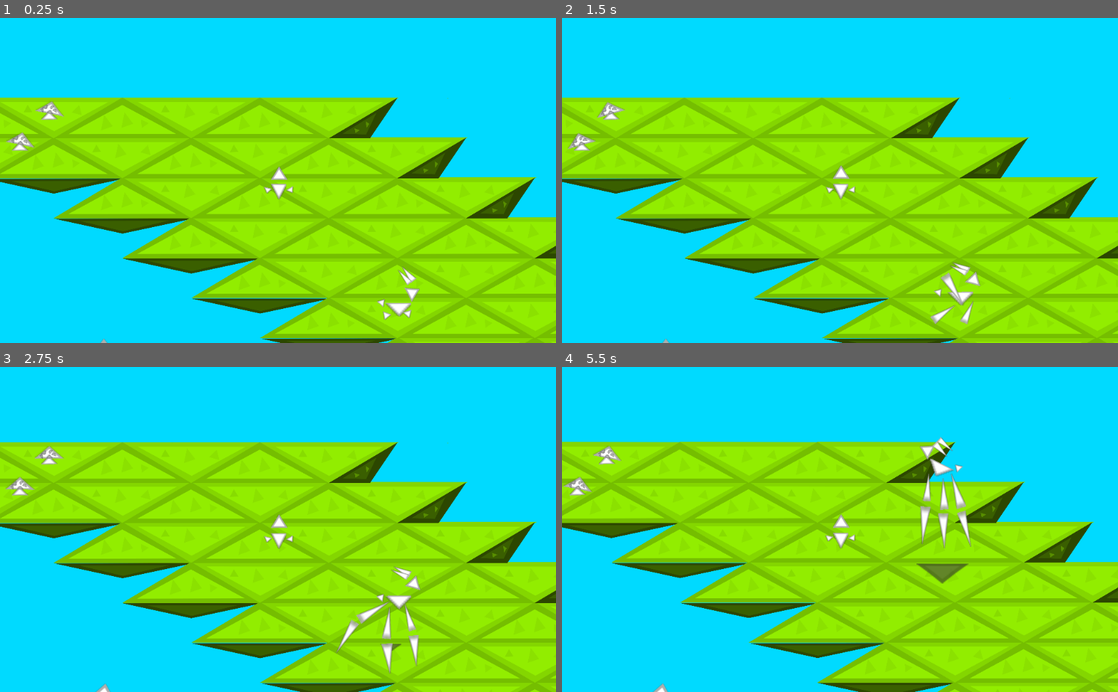
Above: before the commit, frames 1-4 (two rows, left to right).
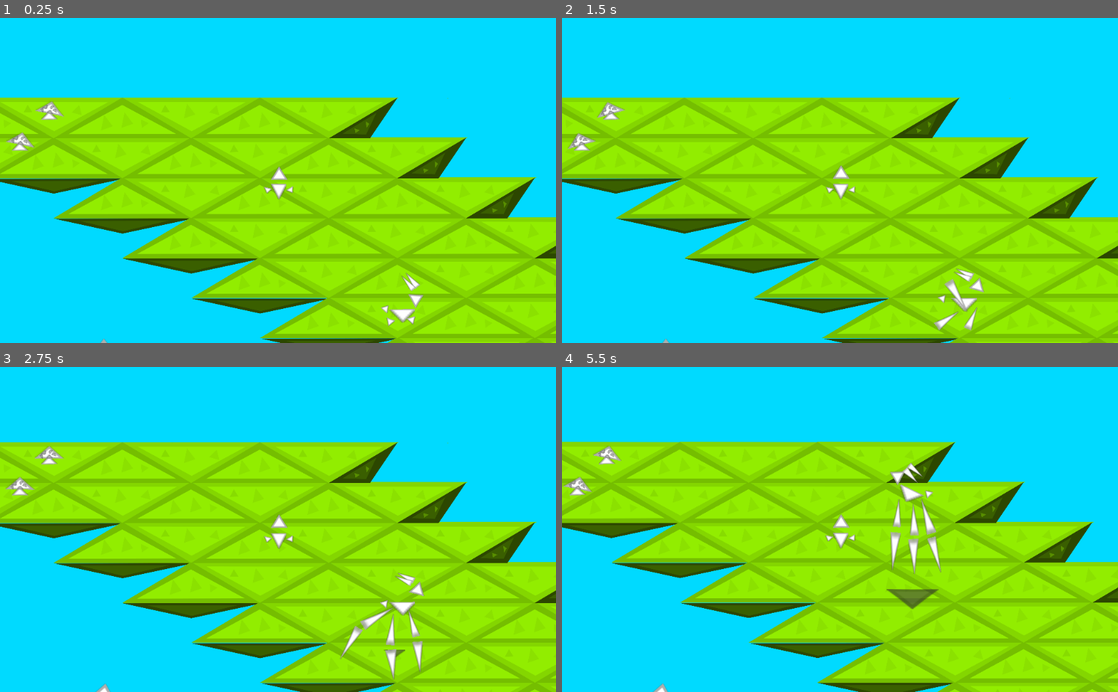
Above: after the commit, the same moments.

Repository: Mequam/Sound_Mess
Game: Godot game, scene res://test_2d_space.tscn
Two runs of this game, one before a commit and one after it. Both use one fixed random seed, a clock stepped at 60 frames per second and the inputs below.
Inputs (mouse positions are in pixels of both pictures, inside the frame that each line leads up to):
- Up to frame 1 (0.25 s): no input
- Up to frame 2 (1.5 s): move the mouse to (962, 164) at 0.52 s; tap 1 (NOTE_0) at 0.6 s; tap Space at 0.77 s; move the mouse to (728, 196) at 1.27 s; tap 2 (NOTE_1) at 1.35 s
- Up to frame 3 (2.75 s): tap Space at 1.52 s; move the mouse to (333, 458) at 2.02 s; tap 3 (NOTE_2) at 2.1 s
- Up to frame 4 (5.5 s): move the mouse to (812, 594) at 2.77 s; tap 5 (NOTE_4) at 2.85 s; tap Space at 3.02, 3.77, 4.52 s; move the mouse to (1006, 578) at 3.52 s; tap 6 (NOTE_5) at 3.6 s; move the mouse to (673, 480) at 4.27 s; tap 7 (NOTE_6) at 4.35 s; move the mouse to (867, 529) at 5.02 s; tap 8 (NOTE_7) at 5.1 s

The runs differ from the first frame. In frame 1, 0.5% of the frame differs, in the area x 67-77%, y 76-95%; in frame 2, 0.8%; in frame 3, 1.5%; in frame 4, 2.4%, in the area x 58-74%, y 21-75%.

Commit message:
got the corrupted bunny working properly as an enemy and removed the phase effect that happened while the player was in attack mode

Diff:
--- a/Sprites.tscn
+++ b/Sprites.tscn
@@ -1669,8 +1669,7 @@
 "values": [ Vector2( 0.0383465, 0.148968 ) ]
 }
 
-[sub_resource type="Animation" id=6]
-resource_name = "Idle_Evil_Beat_3"
+[sub_resource type="Animation" id=7]
 length = 0.2
 tracks/0/type = "value"
 tracks/0/path = NodePath("Body_Position/front_leg:position")
@@ -2356,19 +2355,19 @@
 visible = false
 modulate = Color( 0.266667, 0.266667, 0.266667, 0.611765 )
 position = Vector2( -9.51181, -11.2336 )
-scale = Vector2( 0.154969, 0.0594914 )
+scale = Vector2( 0.190963, 0.0844721 )
 texture = ExtResource( 1 )
 
 [node name="Body_Position" type="Node2D" parent="."]
 
 [node name="tail" type="Sprite" parent="Body_Position"]
-position = Vector2( -28.1673, -15.0571 )
+position = Vector2( -30.734, -18.1371 )
 rotation = -1.63166
 scale = Vector2( 0.0317078, 0.0293621 )
 texture = ExtResource( 1 )
 
 [node name="body" type="Sprite" parent="Body_Position"]
-position = Vector2( 1.713, 3.842 )
+position = Vector2( 1.71256, 1.84167 )
 rotation = -0.0118244
 scale = Vector2( 0.0990381, 0.0332751 )
 texture = ExtResource( 2 )
@@ -2380,20 +2379,20 @@
 texture = ExtResource( 1 )
 
 [node name="face" type="Sprite" parent="Body_Position"]
-position = Vector2( 38.802, -27.35 )
+position = Vector2( 38.8025, -29.3498 )
 rotation = -1.71599
 scale = Vector2( 0.0583658, 0.0555919 )
 texture = ExtResource( 1 )
 
 [node name="ear_back" type="Sprite" parent="Body_Position"]
 position = Vector2( 27.8472, -67.0104 )
-rotation = 2.98556
+rotation = 2.93859
 scale = Vector2( 0.0258268, 0.0453985 )
 texture = ExtResource( 2 )
 
 [node name="ear_front" type="Sprite" parent="Body_Position"]
 position = Vector2( 21.3846, -64.9154 )
-rotation = 2.54233
+rotation = 2.82464
 scale = Vector2( 0.0224386, 0.04501 )
 texture = ExtResource( 2 )
 
@@ -2434,13 +2433,13 @@
 [node name="AnimationPlayer" type="AnimationPlayer" parent="."]
 anims/Evil_Jump_Action = SubResource( 1 )
 anims/Evil_Jump_Prep = SubResource( 2 )
-anims/Evil_Land = SubResource( 9 )
-anims/Idle = SubResource( 3 )
-anims/Idle_Evil_Beat_1 = SubResource( 4 )
-anims/Idle_Evil_Beat_2 = SubResource( 5 )
-anims/Idle_Evil_Beat_3 = SubResource( 6 )
-anims/Jump = SubResource( 7 )
-anims/Transform = SubResource( 8 )
+anims/Evil_Land = SubResource( 3 )
+anims/Idle = SubResource( 4 )
+anims/Idle_Evil_Beat_1 = SubResource( 5 )
+anims/Idle_Evil_Beat_2 = SubResource( 6 )
+anims/Idle_Evil_Beat_3 = SubResource( 7 )
+anims/Jump = SubResource( 8 )
+anims/Transform = SubResource( 9 )
 
 [node name="Particles2D" type="Particles2D" parent="."]
 position = Vector2( 2.36041, -1.31314 )
--- a/blipper.gd
+++ b/blipper.gd
@@ -53,7 +53,10 @@
 		get_node("Bunny").scale.x = -1
 	else:
 		get_node("Bunny").scale.x = 1
-
+func on_col(thing):
+	print("hit")
+	if (vulnerable and thing.i_timer != null and thing.i_timer != 0):
+		queue_free()
 func move(target_pos):
 
 	var dir = get_dir(target_pos)
@@ -64,7 +67,7 @@
 
 	look_at(target_pos)
 
-	var collision = move_and_collide(Vector2(dir.x*20,dir.y*100))
+	var collision = move_and_collide(Vector2(dir.x,dir.y)*(position.distance_to(target_pos)/4))
 	if (collision and collision.collider.has_method("on_col")):
 		#tell the thing that we collided with that we have a hit
 		collision.collider.on_col(self)
@@ -82,12 +85,15 @@
 		"still":
 			if (animation == "Transform"):
 				mode = "evil"
+				add_to_group("enemies")
 				#musical mode not to be confused with AI mode
 				get_node("NotePlayer").mode = 5
 
 var beat = 0
+var vulnerable = true
 #called every metronome beet
-func _met_process():
+func run(target_pos,beat):
+	target=target_pos
 	match mode:
 		"normal":
 			if (beat == 3.0):
@@ -111,22 +117,33 @@
 					get_node("NotePlayer").stop()
 			else:
 				if (beat == 0.0):
+					collision_mask  = pow(2,3) + pow(2,4)
 					get_node("Bunny/AnimationPlayer").play("Idle_Evil_Beat_1")
 					get_node("NotePlayer").play_note(2)
 				elif (beat == 1.0):
+					#we are vulnerable on our prep
+					vulnerable = true
+					#make sure that the player can hit us
+					collision_mask  = pow(2,0) + pow(2,1) + pow(2,3) + pow(2,4)
+
 					get_node("Bunny/AnimationPlayer").play("Evil_Jump_Prep")
 					get_node("NotePlayer").play_note(7)
 				elif (beat == 2.0):
+					vulnerable = false
+					collision_mask = pow(2,3) + pow(2,4)
 					get_node("Bunny/AnimationPlayer").play("Evil_Jump_Action")
 					get_node("NotePlayer").play_note(6)
-					collision_layer = pow(2,5)
 				elif ( 2.5 <= beat and beat <= 3.0):
 					get_node("NotePlayer").stop()
 					move(target)
 				elif (beat == 4.0):
-					collision_layer = pow(2,4)+1
 					get_node("Bunny/AnimationPlayer").play("Evil_Land")
 					get_node("NotePlayer").play_note(5-7)
+					collision_mask  = pow(2,0) + pow(2,1) + pow(2,3) + pow(2,4)
+					var collision = move_and_collide(Vector2(0,0))
+					if (collision and collision.collider.has_method("on_col")):
+						collision.collider.on_col(self)
+
 				elif (beat):
 					get_node("NotePlayer").stop()
 	beat += .5
--- a/blipper_body.tscn
+++ b/blipper_body.tscn
@@ -5,18 +5,18 @@
 [ext_resource path="res://Sprites.tscn" type="PackedScene" id=3]
 
 [sub_resource type="RectangleShape2D" id=1]
-extents = Vector2( 9.22658, 17.9623 )
+extents = Vector2( 29.1992, 23.6684 )
 
 [node name="Blipper" type="KinematicBody2D"]
-collision_layer = 0
-collision_mask = 0
+collision_layer = 32
+collision_mask = 24
 script = ExtResource( 2 )
-
-[node name="CollisionShape2D" type="CollisionShape2D" parent="."]
-position = Vector2( -0.773766, 3.8147e-06 )
-rotation = 1.545
-shape = SubResource( 1 )
 
 [node name="NotePlayer" parent="." instance=ExtResource( 1 )]
 
 [node name="Bunny" parent="." instance=ExtResource( 3 )]
+position = Vector2( 7.46565, 11.4628 )
+
+[node name="CollisionShape2D" type="CollisionShape2D" parent="."]
+position = Vector2( 0, -1.08072 )
+shape = SubResource( 1 )
--- a/player.gd
+++ b/player.gd
@@ -17,12 +17,8 @@
 	if (val >= 0):
 		i_timer = val
 		if (val != 0):
-			#we cannot collide with enemies
-			collision_layer = 0
 			get_node("Player_Sprite").modulate = Color.lightgray
 		else:
-			#we can collide with enemeies
-			collision_layer = 1
 			get_node("Player_Sprite").modulate = Color.white
 func get_i_timer():
 	return i_timer
@@ -195,10 +191,11 @@
 
 #this is called by entities when they hit US
 func on_col(thing):
+	print("i_timer " + str(i_timer))
 	#print("hit by " + thing.name)
 	if (i_timer <= 0):
 		#these only run if we are not invencible
-		if (thing.is_in_group("spiders")):
+		if (thing.is_in_group("enemies")):
 			hide()
 
 #this function plays when our sword interacts with a body
--- a/test_2d_space.gd
+++ b/test_2d_space.gd
@@ -6,8 +6,6 @@
 # var b = "text"
 var beat = 0
 func _met_timeout():
-	get_node("Blipper").target = get_node("player").position
-	get_node("Blipper")._met_process()
 	get_tree().call_group("sprite_particle","run")
 	if (get_node("player")):
 		beat += .5
--- a/test_2d_space.tscn
+++ b/test_2d_space.tscn
@@ -14,6 +14,7 @@
 
 [node name="testTiles" parent="." instance=ExtResource( 6 )]
 modulate = Color( 0.576471, 0.933333, 0, 1 )
+collision_mask = 15
 tile_data = PoolIntArray( -720890, 2, 0, -720889, 2, 0, -720888, 2, 0, -655357, 2, 0, -655356, 2, 0, -655355, 2, 0, -65 …(1468 unchanged characters)…
 
 [node name="MushRoom" parent="." instance=ExtResource( 1 )]
Not shown: 6 places in Sprites.tscn that only renumber resources
